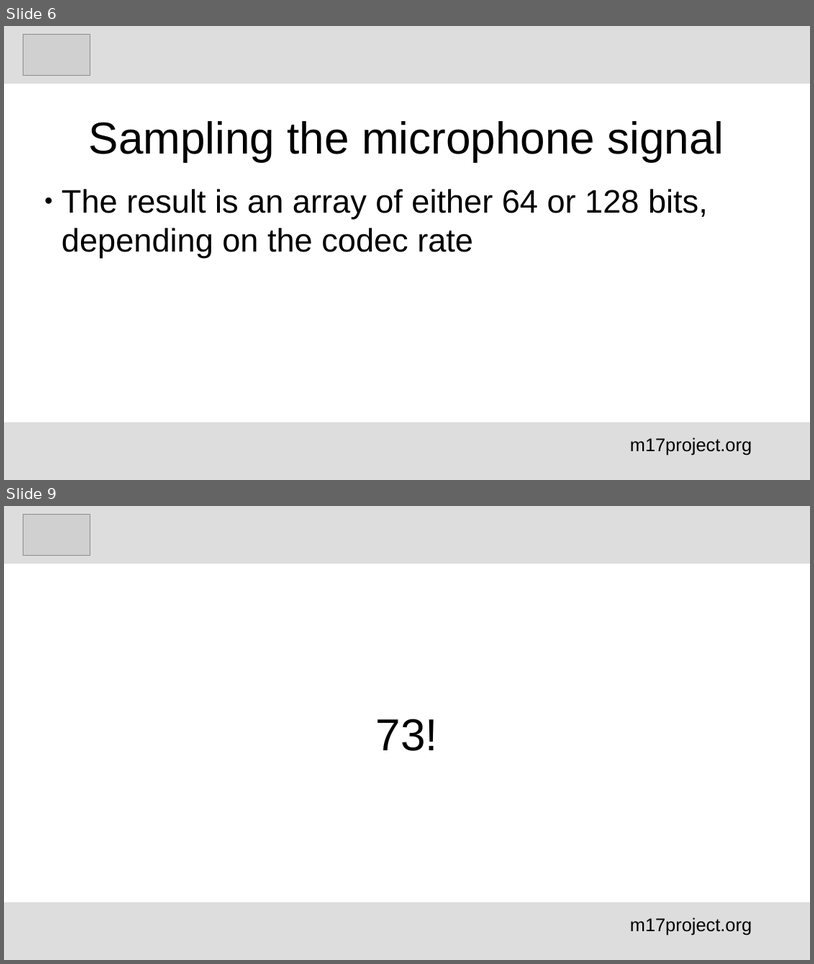
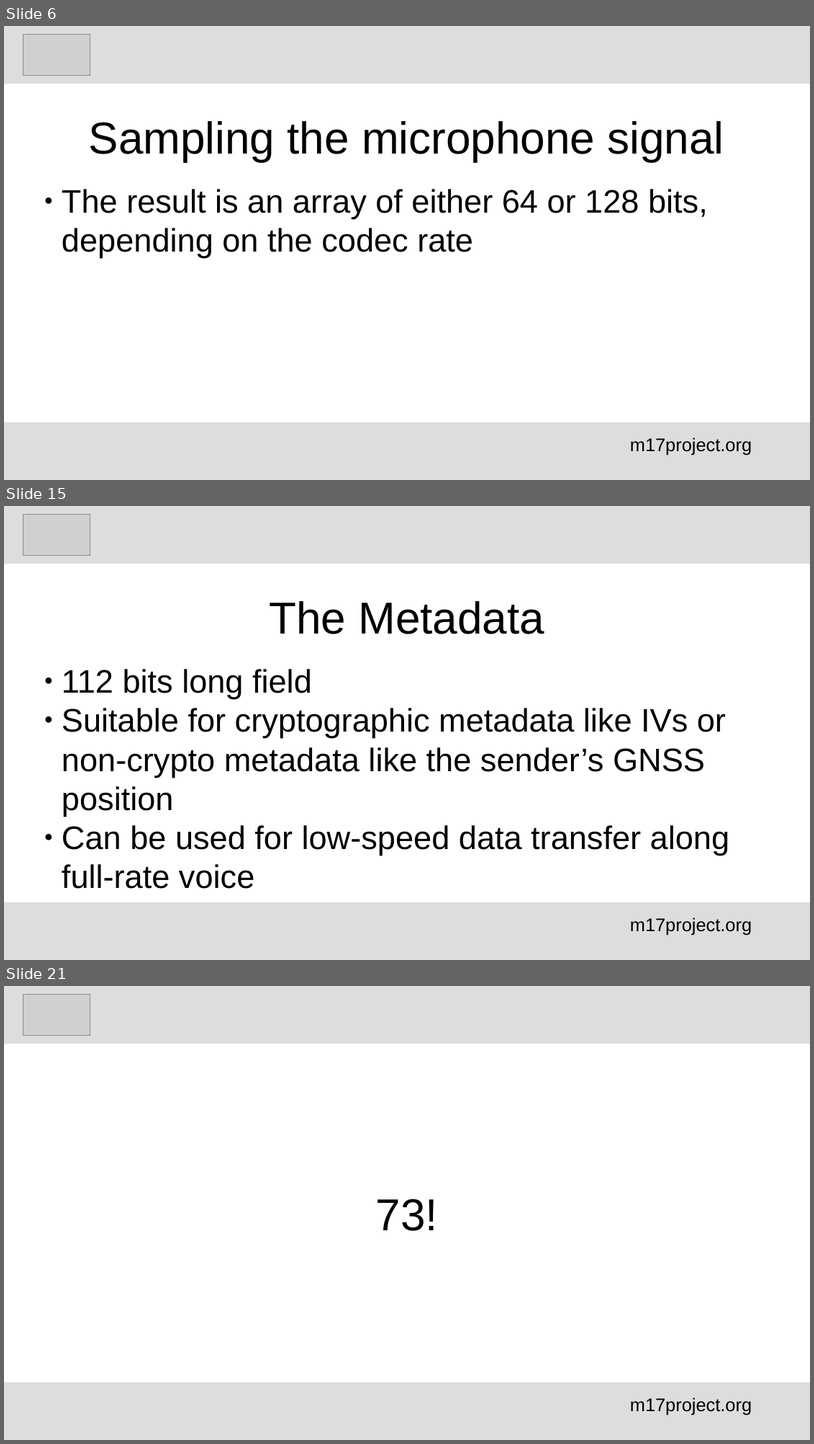
Before and after one commit to M17-Project/M17_education, a slide deck: English/M17_voice_encoding_en.odp. Shown one above the other, each under a label of ours: slides 6 and 9 before the commit, slides 6, 15 and 21 after it; the slides between them are not shown. The pictures are 814x964 and 814x1444 pixels, drawn with LibreOffice and Linux fonts; fonts in the diff are those of the drawing; grey boxes stand for pictures. Boxes give left, top, right and bottom in pixels: in the first picture for what was removed or moved away, otherwise in the second. Text is boxed around its words. In the diff, an @@ line names an element or a change of style, - is before the commit and + after.

```diff
--- a/English/M17_voice_encoding_en.odp
+++ b/English/M17_voice_encoding_en.odp
@@ slide 15 added at (4, 506, 810, 960), background #FFFFFF @@
@@ rectangle added at (4, 506, 810, 564), fill #DDDDDD @@
@@ picture added at (23, 514, 90, 556) @@
@@ title added at (269, 601, 545, 634), 44 pt, text #000000 @@
+The Metadata
@@ subtitle added at (62, 669, 730, 888), 32 pt, text #000000 @@
+● 112 bits long field
+● Suitable for cryptographic metadata like IVs or non-crypto metadata like the sender’s GNSS position
+● Can be used for low-speed data transfer along full-rate voice
@@ rectangle added at (4, 902, 810, 960), fill #DDDDDD @@
@@ text added at (630, 917, 752, 934), 18 pt, text #000000 @@
+m17project.org
@@ what was slide 9 is now slide 21 @@
```
Also in this commit, not shown: 2 slides changed, 11 other slides added.
